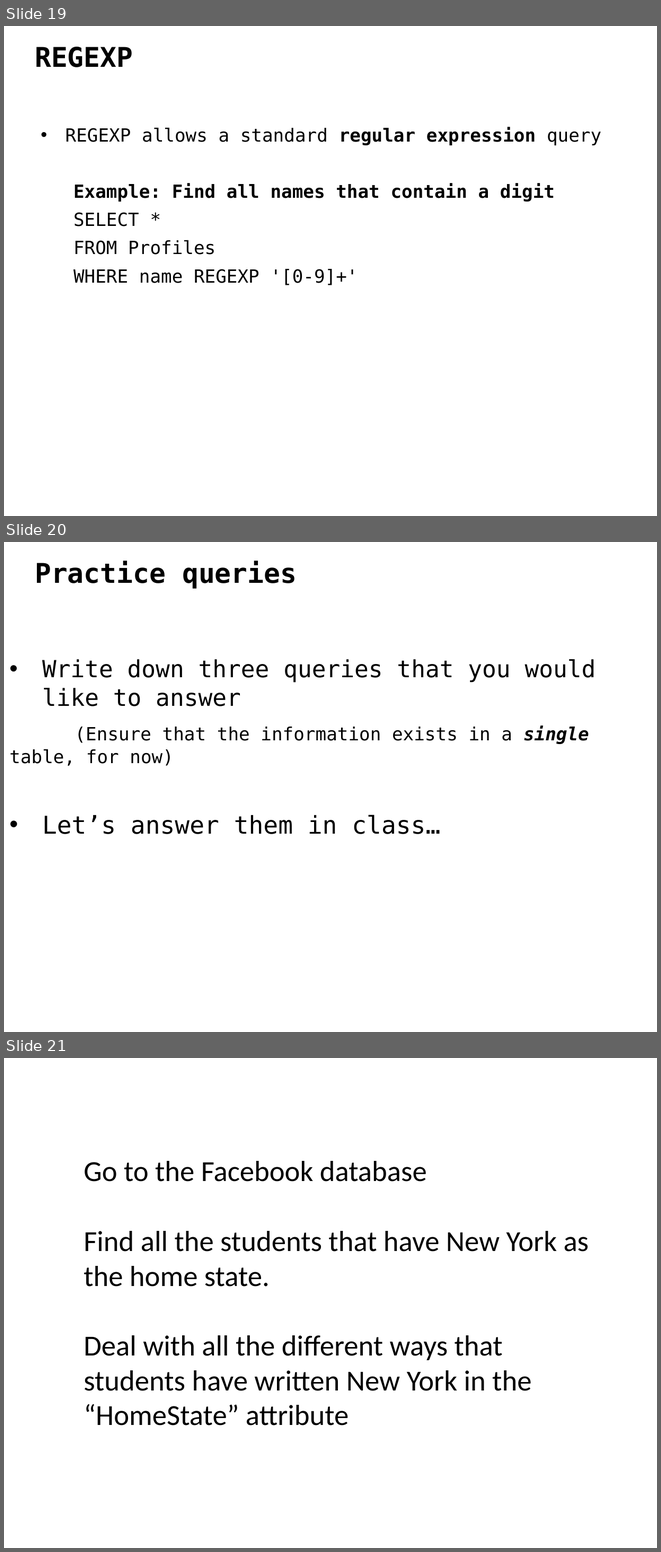
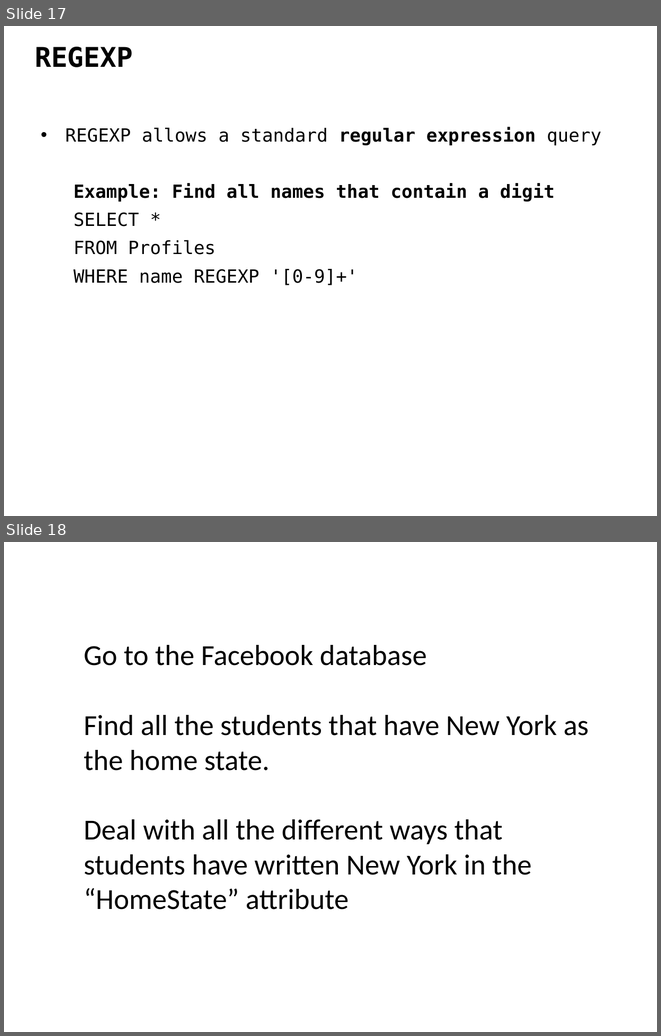
Before and after one commit to ipeirotis/introduction-to-databases, a slide deck: session3/B3-SQL_Filtering.pptx. Shown one above the other, each under a label of ours: slides 19, 20 and 21 before the commit, slides 17 and 18 after it. The pictures are 661x1552 and 661x1036 pixels, drawn with LibreOffice and Linux fonts; fonts in the diff are those of the drawing. Boxes give left, top, right and bottom in pixels: in the first picture for what was removed or moved away, otherwise in the second. Text is boxed around its words. In the diff, an @@ line names an element or a change of style, - is before the commit and + after.

```diff
--- a/session3/B3-SQL_Filtering.pptx
+++ b/session3/B3-SQL_Filtering.pptx
@@ slide 20 removed at (4,542,657,1032), background #FFFFFF @@
@@ text removed at (35,561,297,589) @@
-Practice queries
@@ text removed at (9,659,596,834) @@
-• Write down three queries that you would like to answer
-(Ensure that the information exists in a single table, for now)
-• Let’s answer them in class…
@@ what was slide 19 is now slide 17 @@
@@ what was slide 21 is now slide 18 @@
```
Also in this commit, not shown: 2 other slides removed, 2 other files.
